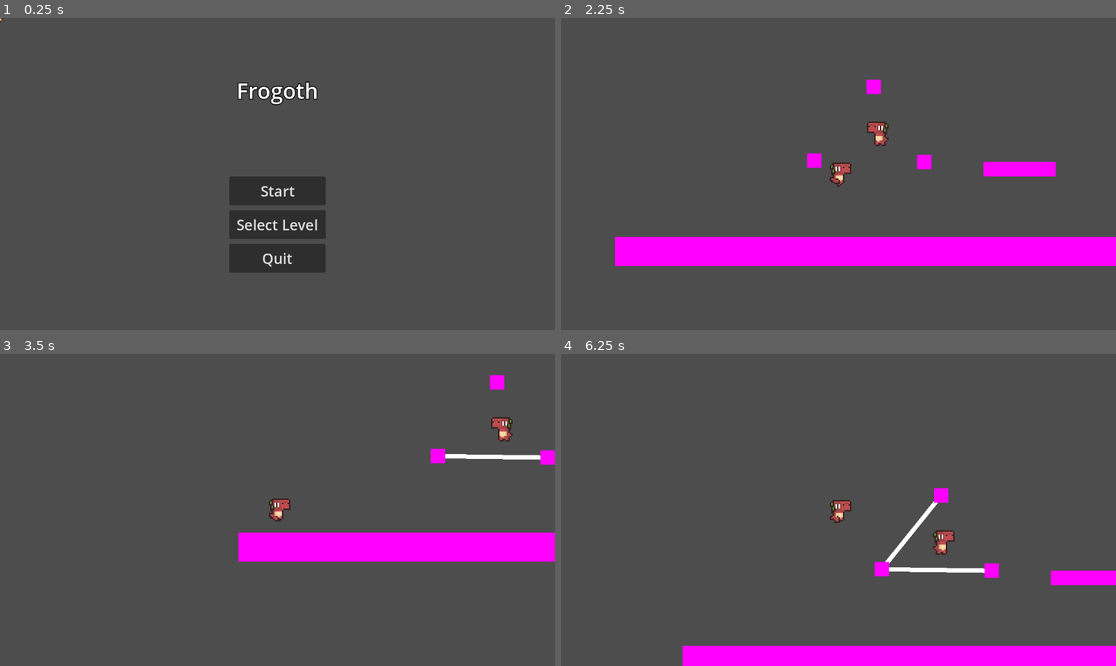
Above: before the commit, frames 1-4 (two rows, left to right).
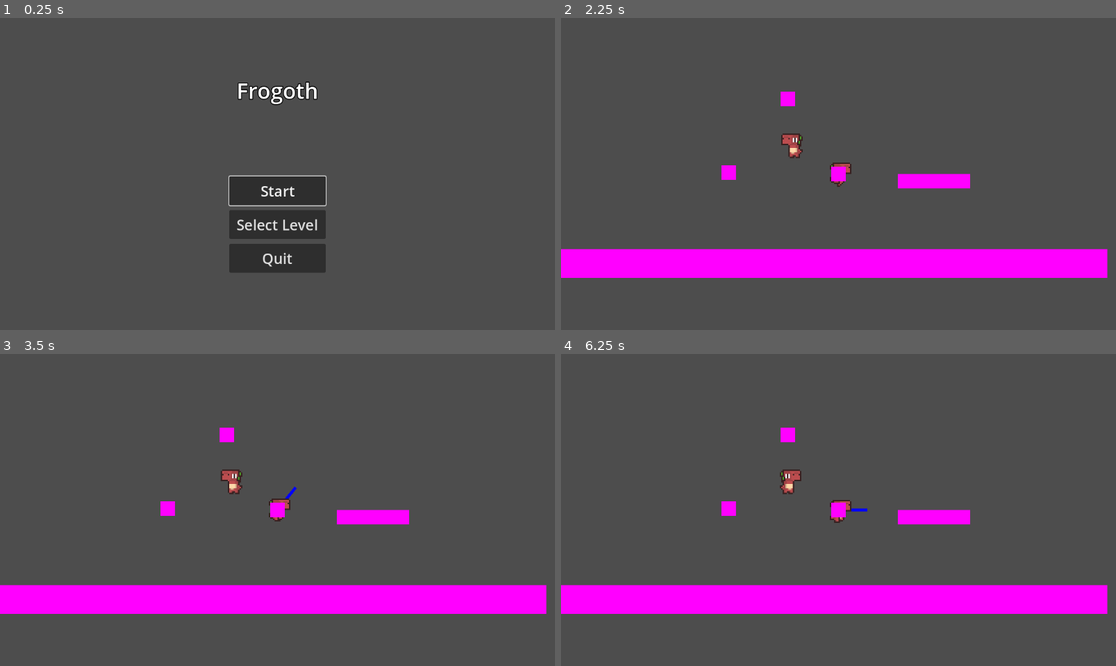
Above: after the commit, the same moments.

Repository: DerBrotDoktor/Frogoth
Game: Godot game, scene res://scenes/main/main.tscn
Two runs of this game, one before a commit and one after it. Both use one fixed random seed, a clock stepped at 60 frames per second and the inputs below.
Inputs (mouse positions are in pixels of both pictures, inside the frame that each line leads up to):
- Up to frame 1 (0.25 s): no input
- Up to frame 2 (2.25 s): click "Start" at 0.5 s; tap Enter at 1.25 s; move the mouse to (960, 158) at 1.27 s; hold Space (jump) 1.28-2.03 s; hold D (right) from 1.28 s (still down); move the mouse to (727, 189) at 2.02 s; tap Shift (dash) at 2.1 s
- Up to frame 3 (3.5 s): tap Space (jump) at 2.27, 2.3, 2.57 s; move the mouse to (333, 441) at 2.77 s; release D (right) at 2.78 s; hold A (left) from 2.78 s (still down); hold Space (jump) from 2.78 s (still down)
- Up to frame 4 (6.25 s): move the mouse to (810, 572) at 3.52 s; release A (left) at 3.53 s; release Space (jump) at 3.53 s; hold D (right) 3.53-5.03 s; tap Shift (dash) at 3.6, 5.1 s; tap Space (jump) at 3.77, 3.8, 4.07, 5.27, 5.3, 5.57 s; move the mouse to (1005, 556) at 4.27 s; hold Space (jump) 4.28-5.03 s; move the mouse to (672, 463) at 5.02 s; hold A (left) 5.03-5.78 s; move the mouse to (866, 510) at 5.77 s; hold D (right) from 5.78 s (still down); hold Space (jump) from 5.78 s (still down)

The runs differ from the first frame. In frame 1, 0.2% of the frame differs, in the area x 0-59%, y 0-61%; in frame 2, 10%; in frame 3, 17%; in frame 4, 17%, in the area x 0-100%, y 23-100%.

Commit message:
Added controller support

Diff:
--- a/project.godot
+++ b/project.godot
@@ -21,26 +21,58 @@
 
 [input]
 
+ui_accept={
+"deadzone": 0.5,
+"events": [Object(InputEventKey,"resource_local_to_scene":false,"resource_name":"","device":0,"window_id":0,"alt_pressed":false,"shift_pressed":false,"ctrl_pressed":false,"meta_pressed":false,"pressed":false,"keycode":4194309,"physical_keycode":0,"key_label":0,"unicode":0,"echo":false,"script":null)
+, Object(InputEventKey,"resource_local_to_scene":false,"resource_name":"","device":0,"window_id":0,"alt_pressed":false,"shift_pressed":false,"ctrl_pressed":false,"meta_pressed":false,"pressed":false,"keycode":4194310,"physical_keycode":0,"key_label":0,"unicode":0,"echo":false,"script":null)
+, Object(InputEventKey,"resource_local_to_scene":false,"resource_name":"","device":0,"window_id":0,"alt_pressed":false,"shift_pressed":false,"ctrl_pressed":false,"meta_pressed":false,"pressed":false,"keycode":32,"physical_keycode":0,"key_label":0,"unicode":32,"echo":false,"script":null)
+, Object(InputEventJoypadButton,"resource_local_to_scene":false,"resource_name":"","device":-1,"button_index":0,"pressure":0.0,"pressed":true,"script":null)
+]
+}
 left={
 "deadzone": 0.5,
 "events": [Object(InputEventKey,"resource_local_to_scene":false,"resource_name":"","device":-1,"window_id":0,"alt_pressed":false,"shift_pressed":false,"ctrl_pressed":false,"meta_pressed":false,"pressed":false,"keycode":0,"physical_keycode":65,"key_label":0,"unicode":97,"echo":false,"script":null)
 , Object(InputEventKey,"resource_local_to_scene":false,"resource_name":"","device":-1,"window_id":0,"alt_pressed":false,"shift_pressed":false,"ctrl_pressed":false,"meta_pressed":false,"pressed":false,"keycode":0,"physical_keycode":4194319,"key_label":0,"unicode":0,"echo":false,"script":null)
+, Object(InputEventJoypadMotion,"resource_local_to_scene":false,"resource_name":"","device":-1,"axis":0,"axis_value":-1.0,"script":null)
 ]
 }
 right={
 "deadzone": 0.5,
 "events": [Object(InputEventKey,"resource_local_to_scene":false,"resource_name":"","device":-1,"window_id":0,"alt_pressed":false,"shift_pressed":false,"ctrl_pressed":false,"meta_pressed":false,"pressed":false,"keycode":0,"physical_keycode":68,"key_label":0,"unicode":100,"echo":false,"script":null)
 , Object(InputEventKey,"resource_local_to_scene":false,"resource_name":"","device":-1,"window_id":0,"alt_pressed":false,"shift_pressed":false,"ctrl_pressed":false,"meta_pressed":false,"pressed":false,"keycode":0,"physical_keycode":4194321,"key_label":0,"unicode":0,"echo":false,"script":null)
+, Object(InputEventJoypadMotion,"resource_local_to_scene":false,"resource_name":"","device":-1,"axis":0,"axis_value":1.0,"script":null)
 ]
 }
 jump={
 "deadzone": 0.5,
 "events": [Object(InputEventKey,"resource_local_to_scene":false,"resource_name":"","device":-1,"window_id":0,"alt_pressed":false,"shift_pressed":false,"ctrl_pressed":false,"meta_pressed":false,"pressed":false,"keycode":0,"physical_keycode":32,"key_label":0,"unicode":32,"echo":false,"script":null)
+, Object(InputEventJoypadButton,"resource_local_to_scene":false,"resource_name":"","device":-1,"button_index":0,"pressure":0.0,"pressed":true,"script":null)
 ]
 }
 dash={
 "deadzone": 0.5,
 "events": [Object(InputEventKey,"resource_local_to_scene":false,"resource_name":"","device":-1,"window_id":0,"alt_press …(182 unchanged characters)…
+, Object(InputEventJoypadButton,"resource_local_to_scene":false,"resource_name":"","device":-1,"button_index":1,"pressure":0.0,"pressed":true,"script":null)
+]
+}
+aim_right={
+"deadzone": 0.5,
+"events": [Object(InputEventJoypadMotion,"resource_local_to_scene":false,"resource_name":"","device":-1,"axis":0,"axis_value":1.0,"script":null)
+]
+}
+aim_left={
+"deadzone": 0.5,
+"events": [Object(InputEventJoypadMotion,"resource_local_to_scene":false,"resource_name":"","device":-1,"axis":0,"axis_value":-1.0,"script":null)
+]
+}
+aim_up={
+"deadzone": 0.5,
+"events": [Object(InputEventJoypadMotion,"resource_local_to_scene":false,"resource_name":"","device":-1,"axis":1,"axis_value":-1.0,"script":null)
+]
+}
+aim_down={
+"deadzone": 0.5,
+"events": [Object(InputEventJoypadMotion,"resource_local_to_scene":false,"resource_name":"","device":-1,"axis":1,"axis_value":1.0,"script":null)
 ]
 }
 
--- a/scenes/main/main.gd
+++ b/scenes/main/main.gd
@@ -4,6 +4,7 @@
 @export var level_select_menu :PackedScene
 @export var level = []
 @export var player :CharacterBody2D
+
 
 var current_scene
 
--- a/scenes/menus/main_menu.gd
+++ b/scenes/menus/main_menu.gd
@@ -1,4 +1,7 @@
 extends Control
+
+func _ready():
+	$VerticalContainer/StartButton.grab_focus()
 
 
 func _on_start_button_button_down():
--- a/scenes/menus/main_menu.tscn
+++ b/scenes/menus/main_menu.tscn
@@ -40,6 +40,7 @@
 custom_minimum_size = Vector2(200, 60)
 layout_mode = 2
 size_flags_horizontal = 4
+focus_neighbor_bottom = NodePath("../LevelSelectButton")
 theme_override_font_sizes/font_size = 30
 text = "Start"
 
@@ -47,6 +48,8 @@
 custom_minimum_size = Vector2(200, 60)
 layout_mode = 2
 size_flags_horizontal = 4
+focus_neighbor_top = NodePath("../StartButton")
+focus_neighbor_bottom = NodePath("../QuitButton")
 theme_override_font_sizes/font_size = 30
 text = "Select Level"
 
@@ -54,6 +57,7 @@
 custom_minimum_size = Vector2(200, 60)
 layout_mode = 2
 size_flags_horizontal = 4
+focus_neighbor_top = NodePath("../LevelSelectButton")
 theme_override_font_sizes/font_size = 30
 text = "Quit"
 
--- a/scenes/player/player.gd
+++ b/scenes/player/player.gd
@@ -20,6 +20,7 @@
 var can_move = true
 var ready_for_bash = false
 var is_bashing = false
+var bash_target_position
 var current_bash_point
 var gravity = ProjectSettings.get_setting("physics/2d/default_gravity")
 #endregion
@@ -28,7 +29,7 @@
 	if is_disabled:
 		return
 	if ready_for_bash:
-		$DirectionArrow. look_at(get_global_mouse_position())
+		get_bash_target_position()
 
 	add_gravity(delta)
 	try_jump()
@@ -52,10 +53,12 @@
 
 func enable():
 	$Camera.enabled = true
+	$Animation.visible = true
 	is_disabled = false
 
 func disable():
 	$Camera.enabled = false
+	$Animation.visible = false
 	is_disabled = true
 
 func try_jump():
@@ -94,6 +97,17 @@
 	can_double_jump = false
 	pass
 
+var last_mouse_position
+
+func get_bash_target_position():
+	var look_point = Input.get_vector("aim_left","aim_right","aim_up","aim_down") + position
+	if last_mouse_position != get_global_mouse_position():
+		look_point = get_global_mouse_position()
+	last_mouse_position = get_global_mouse_position()
+	bash_target_position = look_point
+	$DirectionArrow.look_at(look_point)
+	pass
+
 func bash_point():
 	enter_bash_point.emit(current_bash_point)
 	$DirectionArrow.visible = true
@@ -103,7 +117,7 @@
 	ready_for_bash = true
 
 func bash():
-	var _direction :Vector2 = (get_global_mouse_position() - global_position).normalized()
+	var _direction :Vector2 = (bash_target_position - global_position).normalized()
 	velocity = _direction * bash_speed
 	$BashTimer.start()
 	ready_for_bash = false
--- a/scenes/player/player.tscn
+++ b/scenes/player/player.tscn
@@ -73,6 +73,21 @@
 [sub_resource type="PlaceholderTexture2D" id="PlaceholderTexture2D_2jsgx"]
 size = Vector2(20, 2)
 
+[sub_resource type="Animation" id="Animation_8u4v0"]
+length = 0.001
+tracks/0/type = "value"
+tracks/0/imported = false
+tracks/0/enabled = true
+tracks/0/path = NodePath("Animation:material:shader_parameter/hit_opacity")
+tracks/0/interp = 1
+tracks/0/loop_wrap = true
+tracks/0/keys = {
+"times": PackedFloat32Array(0),
+"transitions": PackedFloat32Array(1),
+"update": 0,
+"values": [0.0]
+}
+
 [sub_resource type="Animation" id="Animation_8njlr"]
 resource_name = "hit_player_animation"
 length = 0.2
@@ -87,21 +102,6 @@
 "transitions": PackedFloat32Array(1.8025, 0.378929, 1),
 "update": 0,
 "values": [0.0, 1.0, 0.0]
-}
-
-[sub_resource type="Animation" id="Animation_8u4v0"]
-length = 0.001
-tracks/0/type = "value"
-tracks/0/imported = false
-tracks/0/enabled = true
-tracks/0/path = NodePath("Animation:material:shader_parameter/hit_opacity")
-tracks/0/interp = 1
-tracks/0/loop_wrap = true
-tracks/0/keys = {
-"times": PackedFloat32Array(0),
-"transitions": PackedFloat32Array(1),
-"update": 0,
-"values": [0.0]
 }
 
 [sub_resource type="AnimationLibrary" id="AnimationLibrary_6gob2"]
